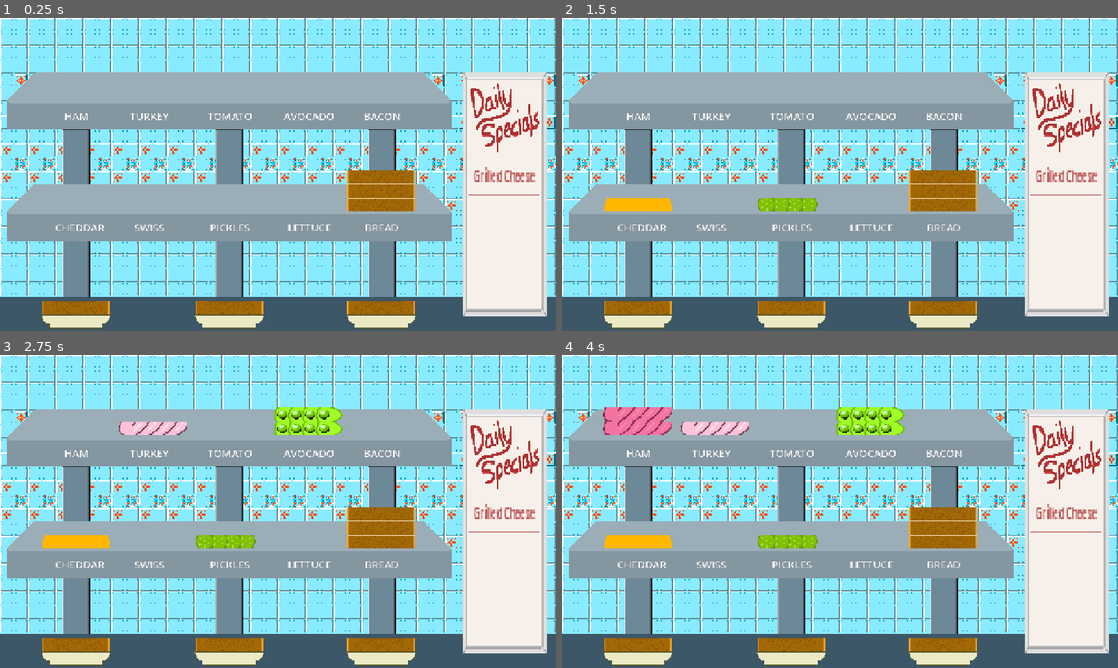
Above: before the commit, frames 1-4 (two rows, left to right).
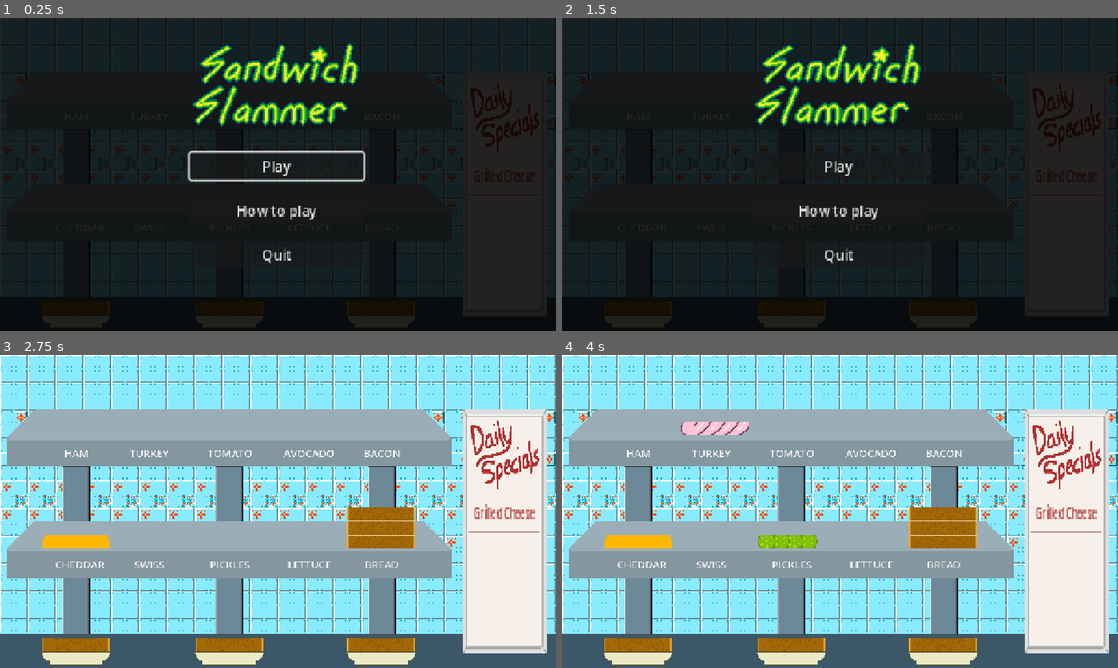
Above: after the commit, the same moments.

Repository: hachitomo/sandwich-slammer
Game: Godot game, scene res://scenes/game.tscn
The game is run twice, just before and just after one commit, with the same random seed, the same clock (stepped at 60 frames per second) and the same inputs.
Inputs (mouse positions are in pixels of both pictures, inside the frame that each line leads up to):
- Up to frame 1 (0.25 s): no input
- Up to frame 2 (1.5 s): click (840, 212) at 0.5 s, where only the run after the commit has a clickable "How to play"; click (840, 305) at 1.25 s, where only the run after the commit has a clickable "OK"
- Up to frame 3 (2.75 s): click (278, 502) at 2 s, where only the run after the commit has a clickable "Play"
- Up to frame 4 (4 s): tap Enter (ui_accept) at 2.75, 3.02, 3.5, 3.77 s; hold Right (ui_right) 2.78-3.53 s; hold Down (ui_down) from 3.53 s (still down)

The runs differ from the first frame. In frame 1, 100% of the frame differs, in the area x 0-100%, y 0-100%; in frame 2, 100%; in frame 3, 2.0%; in frame 4, 2.1%.

Commit message:
crappy main menu

Diff:
--- a/scenes/game.gd
+++ b/scenes/game.gd
@@ -19,19 +19,18 @@
 const wrong_sfx = preload("res://assets/audio/sfx/wrong.wav")
 const slam_sfx = preload("res://assets/audio/sfx/slam.wav")
 const orderup_sfx = preload("res://assets/audio/sfx/orderup.wav")
-#const waiting_bg_music = preload("res://assets/audio/knives.mp3")
+const waiting_bg_music = preload("res://assets/audio/knives.mp3")
 
 var ingredient_zero_point: Vector2
 var selected_igdt: Types.ingredient_type
 var selected_label: Label
 var tween: Tween
-
-var init = true
+var game_state: Types.game_state = Types.game_state.MAIN_MENU
+
 var selecting = false
 var refresh_points = false
-var menu = true
 var count = 0
-var replenish_amount = 3
+var replenish_amount = 5
 var cur_replenish_amout = 0
 
 #var select_region = Rect2(166,41,81,88)
@@ -42,7 +41,6 @@
 signal clear_ingredients
 
 func _ready() -> void:
-	init = true
 	ingredient_zero_point = $Ham.position
 	$IngredientSelections.set_mode(Types.menu_modes.grid)
 	$IngredientSelections.set_cols(5)
@@ -52,8 +50,42 @@
 	$Sandwich1.orderup.connect($SpecialsBoard.score)
 	$Sandwich1.orderup.connect(orderup_sound)
 	$Sandwich1.orderup.connect(replenish_ingredients)
+	$Sandwich2.orderup.connect($SpecialsBoard.score)
+	$Sandwich2.orderup.connect(orderup_sound)
+	$Sandwich2.orderup.connect(replenish_ingredients)
+	$Sandwich3.orderup.connect($SpecialsBoard.score)
+	$Sandwich3.orderup.connect(orderup_sound)
+	$Sandwich3.orderup.connect(replenish_ingredients)
+	$MainMenu/Control/MenuButtons/Play.grab_focus()
+	$HowTo.hide()
+	play_music(waiting_bg_music)
 	add_ingredient_points()
 	add_sandwich_points()
+
+# change game state if change is expected, with included side effects
+func transition_state(new: Types.game_state) -> void:
+	var _old: Types.game_state = game_state
+	match new:
+		Types.game_state.MAIN_MENU:
+			if _old == Types.game_state.HOW_TO:
+				$HowTo.hide() # tween howto on/off the screen
+				$MainMenu.show()
+			pass # maybe change game music, reset game state, no check
+		Types.game_state.HOW_TO:
+			if _old == Types.game_state.MAIN_MENU:
+				$MainMenu.hide() # tween howto on/off the screen
+				$HowTo.show()
+		Types.game_state.GAME:
+			# change music, tween main menu content away, and THEN:
+			$MainMenu.hide()
+			stop_music()
+			init_items()
+			pass
+		Types.game_state.RESULTS:
+			# maybe change game music, check FROM: GAME, tween in the receipt
+			pass
+	game_state = new
+
 
 func orderup_sound(_order: Order) -> void:
 	play_sfx(plate_sfx)
@@ -73,11 +105,8 @@
 	remove_child(_t)
 
 func _process(_delta: float) -> void:
-	if init:
-		init_items()
-		init = false
-
-	if not selecting:
+
+	if game_state == Types.game_state.GAME and not selecting:
 		if tween:
 			selected_label.modulate = Color.WHITE
 			tween.kill()
@@ -87,6 +116,19 @@
 	# Reset all ingredients nodes to zero and add the starting ingredients
 	clear_ingredients.emit()
 	$InitDelayTimer.start()
+
+func play() -> void:
+	transition_state(Types.game_state.GAME)
+
+func how_to() -> void:
+	transition_state(Types.game_state.HOW_TO)
+
+func close_howto() -> void:
+	if game_state == Types.game_state.HOW_TO:
+		transition_state(Types.game_state.MAIN_MENU)
+
+func quit_game() -> void:
+	get_tree().quit(0)
 
 # increase one of the ingredient source stacks by one
 func plus_ingredient() -> void:
@@ -327,9 +369,12 @@
 		$ReplenishmentTimer.stop()
 		selecting = true
 
-func play_music(music: Resource) -> void:
+func stop_music() -> void:
 	if $BGMusicPlayer.playing:
 		$BGMusicPlayer.stop()
+
+func play_music(music: Resource) -> void:
+	stop_music()
 	$BGMusicPlayer.stream = music
 	$BGMusicPlayer.play()
 
--- a/scenes/game.tscn
+++ b/scenes/game.tscn
@@ -1,6 +1,7 @@
 [gd_scene format=3 uid="uid://cmg316inuai46"]
 
 [ext_resource type="Script" uid="uid://d0w2bqiy574k7" path="res://scenes/game.gd" id="1_uwrxv"]
+[ext_resource type="Texture2D" uid="uid://cvdisf0jfq24h" path="res://assets/img/logo.png" id="2_0tnpc"]
 [ext_resource type="Texture2D" uid="uid://13vmkbjjbq1i" path="res://assets/img/bg2.png" id="2_u5sy4"]
 [ext_resource type="PackedScene" uid="uid://bvbys6va5yhll" path="res://scenes/ingredients.tscn" id="2_yqjtg"]
 [ext_resource type="PackedScene" uid="uid://cittag0rf6vsh" path="res://fab/sandwich.tscn" id="4_lbhrr"]
@@ -9,12 +10,23 @@
 [ext_resource type="Texture2D" uid="uid://doiexqtenywp8" path="res://assets/img/sandwich2.png" id="7_u5sy4"]
 [ext_resource type="PackedScene" uid="uid://o7jk8fm8qs4d" path="res://scenes/whiteboard.tscn" id="8_gee14"]
 
+[sub_resource type="StyleBoxFlat" id="StyleBoxFlat_s3x7s"]
+corner_radius_top_left = 5
+corner_radius_top_right = 5
+corner_radius_bottom_right = 5
+corner_radius_bottom_left = 5
+
+[sub_resource type="StyleBoxLine" id="StyleBoxLine_s3x7s"]
+thickness = 2
+vertical = true
+
 [node name="Game" type="Node2D" unique_id=2055669766]
 script = ExtResource("1_uwrxv")
 
 [node name="BG" type="Sprite2D" parent="." unique_id=1320374319]
 texture = ExtResource("2_u5sy4")
 centered = false
+metadata/_edit_lock_ = true
 
 [node name="Labels" type="CanvasGroup" parent="BG" unique_id=1997924116]
 
@@ -169,6 +181,7 @@
 grid_columns = 5
 cursor_texture = ExtResource("7_u5sy4")
 cursor_default_region = Rect2(171, 66, 74, 96)
+metadata/_edit_lock_ = true
 
 [node name="BGMusicPlayer" type="AudioStreamPlayer" parent="." unique_id=1070563403]
 volume_db = -6.0
@@ -182,10 +195,139 @@
 cursor_offset = Vector2(0, -150)
 cursor_texture = ExtResource("7_u5sy4")
 cursor_default_region = Rect2(36, 3, 148, 31)
+metadata/_edit_lock_ = true
 
 [node name="SpecialsBoard" parent="." unique_id=1391044385 instance=ExtResource("8_gee14")]
 position = Vector2(1162, 406)
 scale = Vector2(2, 3.5)
+metadata/_edit_lock_ = true
+
+[node name="HowTo" type="CanvasLayer" parent="." unique_id=951433865]
+
+[node name="Backdrop" type="ColorRect" parent="HowTo" unique_id=560095890]
+offset_right = 1280.0
+offset_bottom = 720.0
+color = Color(0, 0, 0, 0.85882354)
+
+[node name="Panel" type="Panel" parent="HowTo" unique_id=1964433942]
+offset_left = 38.0
+offset_top = 40.0
+offset_right = 1246.0
+offset_bottom = 603.0
+theme_override_styles/panel = SubResource("StyleBoxFlat_s3x7s")
+
+[node name="Pg7Header" type="Label" parent="HowTo/Panel" unique_id=288291563]
+layout_mode = 0
+offset_left = 2.0
+offset_top = 8.0
+offset_right = 604.0
+offset_bottom = 34.0
+theme_override_colors/font_color = Color(0, 0, 0, 1)
+text = "Employee Handbook, Pg 7"
+horizontal_alignment = 1
+
+[node name="Pg8Header" type="Label" parent="HowTo/Panel" unique_id=2104441443]
+layout_mode = 0
+offset_left = 609.0
+offset_top = 8.0
+offset_right = 1211.0
+offset_bottom = 34.0
+theme_override_colors/font_color = Color(0, 0, 0, 1)
+text = "Employee Handbook, Pg 8"
+horizontal_alignment = 1
+
+[node name="VSeparator" type="VSeparator" parent="HowTo/Panel" unique_id=1177785879]
+layout_mode = 1
+anchors_preset = 8
+anchor_left = 0.5
+anchor_top = 0.5
+anchor_right = 0.5
+anchor_bottom = 0.5
+offset_top = -281.5
+offset_right = 5.0
+offset_bottom = 280.5
+grow_horizontal = 2
+grow_vertical = 2
+theme_override_styles/separator = SubResource("StyleBoxLine_s3x7s")
+
+[node name="Label" type="RichTextLabel" parent="HowTo/Panel" unique_id=360236821]
+layout_mode = 0
+offset_left = 20.0
+offset_top = 43.0
+offset_right = 594.0
+offset_bottom = 434.0
+bbcode_enabled = true
+text = "[color=black][s]Hey here's how you make sandwiches, yeah. These are the instructions.
+Yup. Multiple lines of sandwich instructions here, yeah. Totally what
+This is. It's sandwich instructions. Which is what this is, because it is. Why
+are you still reading these TOTALLY definitely sandwich instructions?[/s]
+
+Here's the deal kid, you make sandwiches! It's not hard. Grab some ingredients and SLAP 'EM DOWN! to make some FRESH as HECK sandwiches!
+ -Da Boss"
+
+[node name="Button" type="Button" parent="HowTo" unique_id=1066266062]
+offset_left = 594.0
+offset_top = 633.0
+offset_right = 695.0
+offset_bottom = 686.0
+text = "OK"
+
+[node name="MainMenu" type="CanvasLayer" parent="." unique_id=538020209]
+
+[node name="Backdrop" type="ColorRect" parent="MainMenu" unique_id=1306370244]
+offset_right = 1280.0
+offset_bottom = 720.0
+color = Color(0, 0, 0, 0.85882354)
+
+[node name="Sprite2D" type="Sprite2D" parent="MainMenu" unique_id=1161881645]
+position = Vector2(644, 169)
+scale = Vector2(2, 2)
+texture = ExtResource("2_0tnpc")
+
+[node name="Control" type="Control" parent="MainMenu" unique_id=493220724]
+layout_mode = 3
+anchors_preset = 0
+offset_right = 40.0
+offset_bottom = 40.0
+
+[node name="MenuButtons" type="VBoxContainer" parent="MainMenu/Control" unique_id=765862442]
+layout_mode = 1
+anchors_preset = 8
+anchor_left = 0.5
+anchor_top = 0.5
+anchor_right = 0.5
+anchor_bottom = 0.5
+offset_left = 417.0
+offset_top = 290.0
+offset_right = 617.0
+offset_bottom = 577.0
+grow_horizontal = 2
+grow_vertical = 2
+scale = Vector2(2, 2)
+theme_override_constants/separation = 20
+
+[node name="Play" type="Button" parent="MainMenu/Control/MenuButtons" unique_id=1996675971]
+custom_maximum_size = Vector2(200, -1)
+layout_mode = 2
+accessibility_name = "Play"
+text = "Play"
+
+[node name="HowTo" type="Button" parent="MainMenu/Control/MenuButtons" unique_id=139744037]
+custom_maximum_size = Vector2(200, -1)
+layout_mode = 2
+accessibility_name = "How to play"
+text = "How to play
+"
+
+[node name="Quit" type="Button" parent="MainMenu/Control/MenuButtons" unique_id=769046548]
+custom_maximum_size = Vector2(200, -1)
+layout_mode = 2
+accessibility_name = "Quit"
+text = "Quit"
 
 [connection signal="timeout" from="InitDelayTimer" to="." method="_on_init_delay_timer_timeout"]
 [connection signal="timeout" from="ReplenishmentTimer" to="." method="_on_replenish_timer_timeout"]
+[connection signal="pressed" from="HowTo/Button" to="." method="close_howto"]
+[connection signal="pressed" from="MainMenu/Control/MenuButtons/Play" to="." method="play"]
+[connection signal="pressed" from="MainMenu/Control/MenuButtons/HowTo" to="." method="how_to"]
+[connection signal="pressed" from="MainMenu/Control/MenuButtons/Quit" to="." method="quit_game"]
--- a/scripts/types.gd
+++ b/scripts/types.gd
@@ -3,6 +3,7 @@
 #TODO
 # define recipes somehow here
 
+enum game_state {MAIN_MENU,HOW_TO,GAME,RESULTS}
 enum ingredient_type {HAM=0,TURKEY=1,TOMATO=2,AVOCADO=3,BACON=4,CHEDDAR=5,SWISS=6,PICKLE=7,LETTUCE=8,BREAD=9}
 enum sauce {MUSTARD,MAYO,RANCH}
 enum menu_modes {vertical, horizontal,grid}
